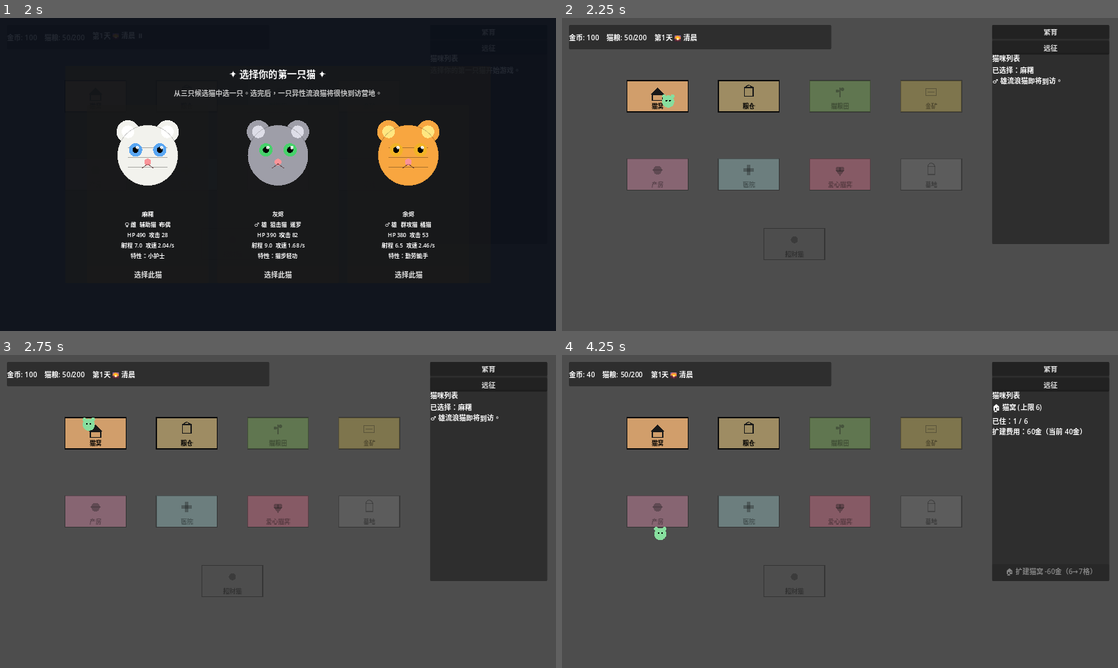
Above: before the commit, frames 1-4 (two rows, left to right).
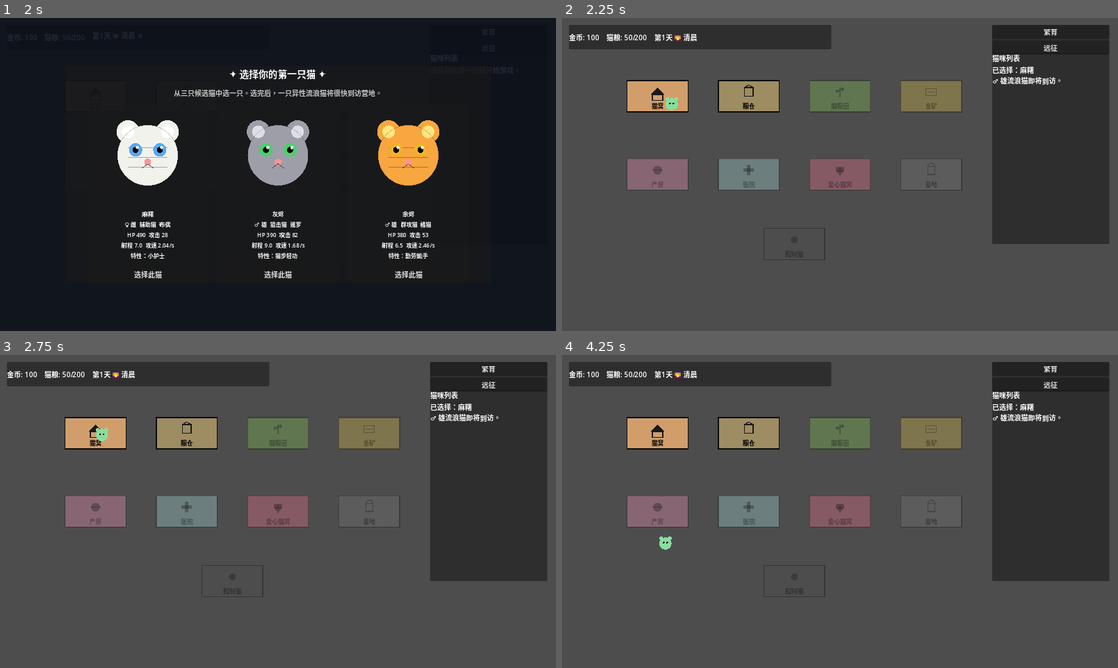
Above: after the commit, the same moments.

Repository: chriszcc1021/superMaomao
Game: Godot game, scene res://scenes/camp/CampScene.tscn
Two runs of this game, one before a commit and one after it. Both use one fixed random seed, a clock stepped at 60 frames per second and the inputs below.
Inputs (mouse positions are in pixels of both pictures, inside the frame that each line leads up to):
- Up to frame 1 (2 s): click "繁育" at 0.5 s; click "远征" at 1.25 s
- Up to frame 2 (2.25 s): click "选择此猫" at 2 s
- Up to frame 3 (2.75 s): no input
- Up to frame 4 (4.25 s): tap Enter at 2.75 s; drag from (656, 433) to (751, 511) at 2.77 s; click (1051, 574) at 3.5 s, where only the run before the commit has a clickable "🏠 扩建猫窝 -60金（5→6格）"

Frame 1 is identical in both runs. In frame 2, less than 0.1% of the frame differs, in the area x 18-21%, y 24-30%; in frame 3, 0.2%; in frame 4, 1.1%, in the area x 4-96%, y 4-71%.

Commit message:
fix: 营地猫咪抽搐问题
- _pick_new_target() 加 _waiting_for_target 标志位：防止 _process() 每帧触发多个并发 await 协程（主因）
- CatSprite.setup() 营地漫步速度 = base_move_speed * 0.45，限制在 [35, 65]，与战斗速度解耦，防止战斗加速后营地猫飞奔

Diff:
--- a/scenes/common/CatSprite.gd
+++ b/scenes/common/CatSprite.gd
@@ -19,6 +19,8 @@
 
 # 拖拽状态
 var _dragging: bool = false
+# 防止 _pick_new_target await 被重复调用
+var _waiting_for_target: bool = false
 
 func _ready() -> void:
 	set_process(true)
@@ -27,10 +29,13 @@
 
 func setup(data: CatData) -> void:
 	cat_data = data
-	_move_speed = max(GameConstants.CAT_WANDER_MIN_MOVE_SPEED, cat_data.base_move_speed)
+	# 营地漫步速度固定为 45-65，与战斗速度分开，避免战斗提速影响营地动画
+	var wander_speed := clampf(cat_data.base_move_speed * 0.45, 35.0, 65.0)
+	_move_speed = maxf(GameConstants.CAT_WANDER_MIN_MOVE_SPEED, wander_speed)
 	if cat_data.base_move_speed <= 0.0:
 		cat_data.calculate_stats()
-		_move_speed = max(GameConstants.CAT_WANDER_MIN_MOVE_SPEED, cat_data.base_move_speed)
+		var ws := clampf(cat_data.base_move_speed * 0.45, 35.0, 65.0)
+		_move_speed = maxf(GameConstants.CAT_WANDER_MIN_MOVE_SPEED, ws)
 	_update_anim_state()
 	queue_redraw()
 
@@ -233,10 +238,14 @@
 	return Color(0.95, 0.73, 0.28, 1.0)
 
 func _pick_new_target() -> void:
-	# 用 SceneTreeTimer + is_inside_tree 防止节点被 free 后协程继续跑
+	# 防止每帧触发多个并发 await 协程（核心 bug 修复）
+	if _waiting_for_target:
+		return
+	_waiting_for_target = true
 	var wait := randf_range(2.5, 5.0)
 	var timer := get_tree().create_timer(wait)
 	await timer.timeout
+	_waiting_for_target = false
 	if not is_inside_tree():
 		return
 	if _building_anchor.x <= -999.0 and not _dragging:
